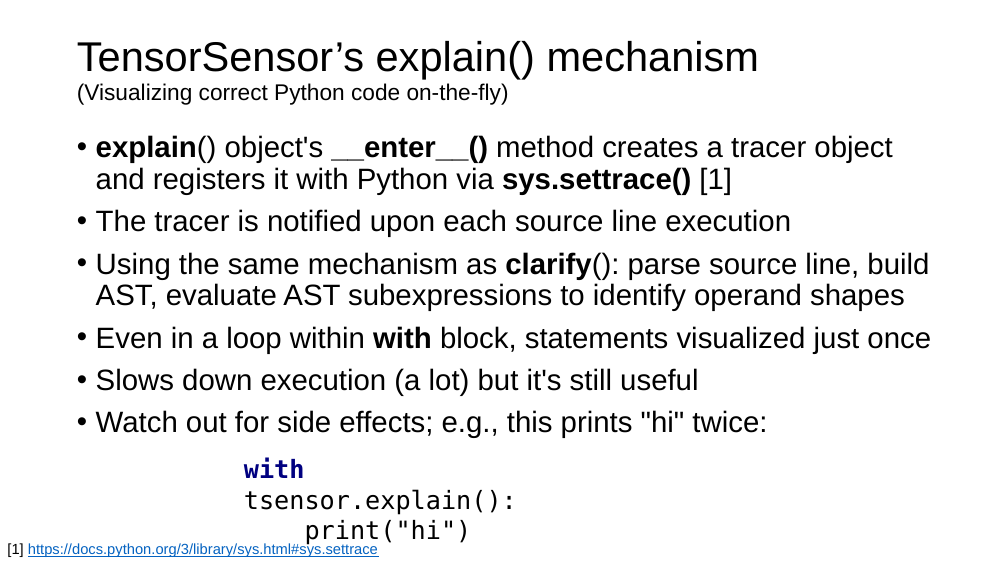
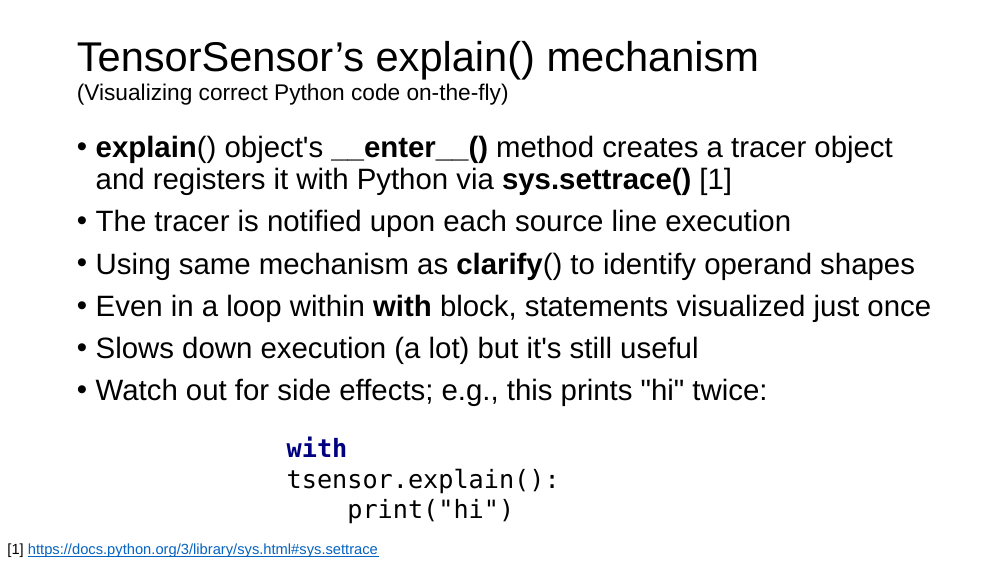
Before and after one commit to parrt/tensor-sensor, a slide deck: slide 14 of talks/tensor-sensor.pptx (slide 19 before the commit). Drawn at 1008x567 pixels with LibreOffice and Linux fonts; fonts in the diff are those of the drawing; background and template pictures are left out. Boxes give left, top, right and bottom in pixels: in the first picture for what was removed or moved away, otherwise in the second. Text is boxed around its words. In the diff, an @@ line names an element or a change of style, - is before the commit and + after.

Commit message:
update talk

```diff
--- a/talks/tensor-sensor.pptx
+++ b/talks/tensor-sensor.pptx
@@ text at (x1=96, y1=252, x2=915, y2=279): text changed @@
-• Using the same mechanism as clarify(): parse source line, build AST, evaluate AST subexpressions to identify operand shapes
+• Using same mechanism as clarify() to identify operand shapes
@@ text "with tsensor.explain(): print("hi")" moved from (x1=244, y1=458, x2=517, y2=545) to (x1=287, y1=437, x2=560, y2=524) @@
```
Also in this commit, not shown: 1 other file.
